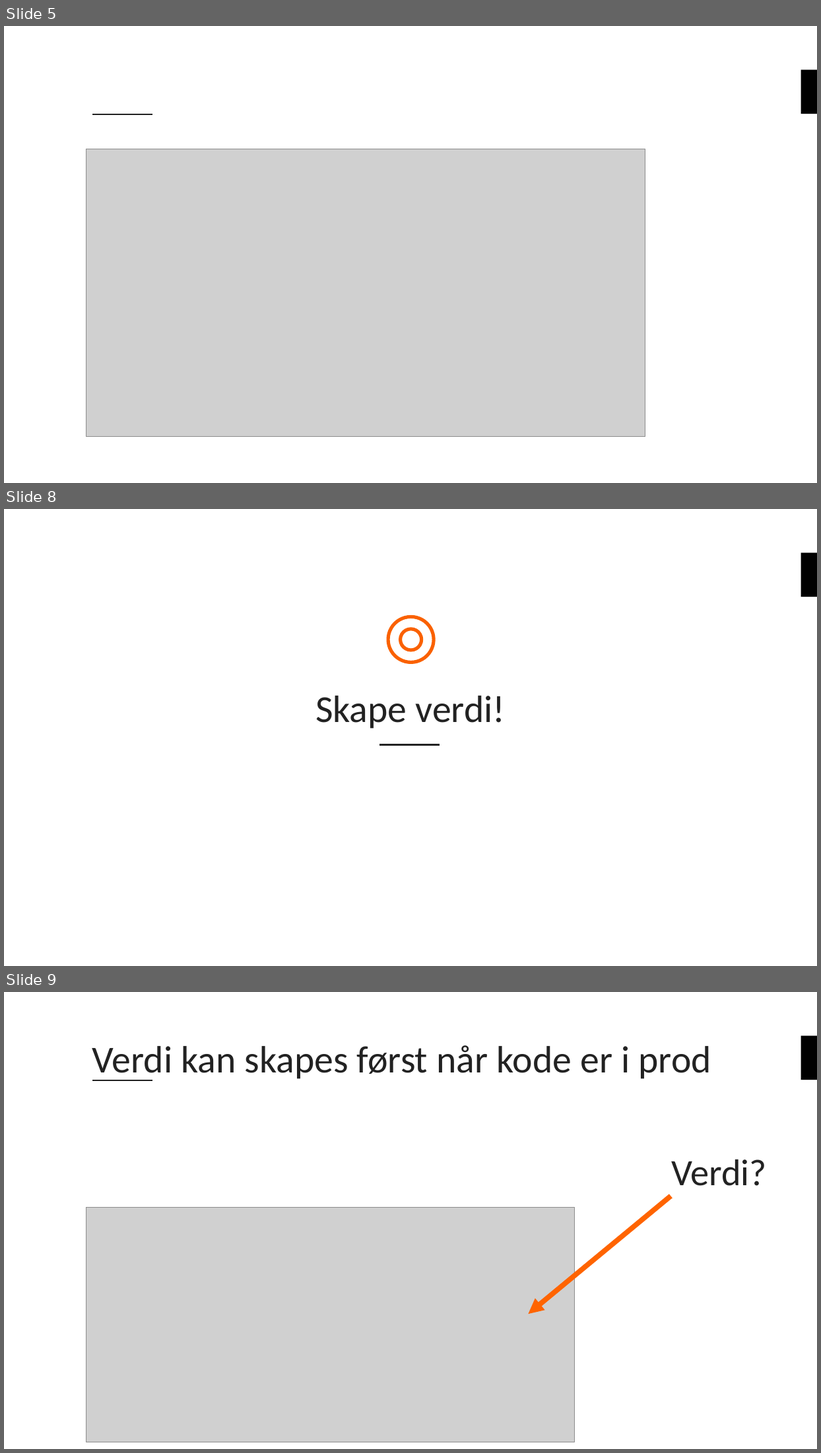
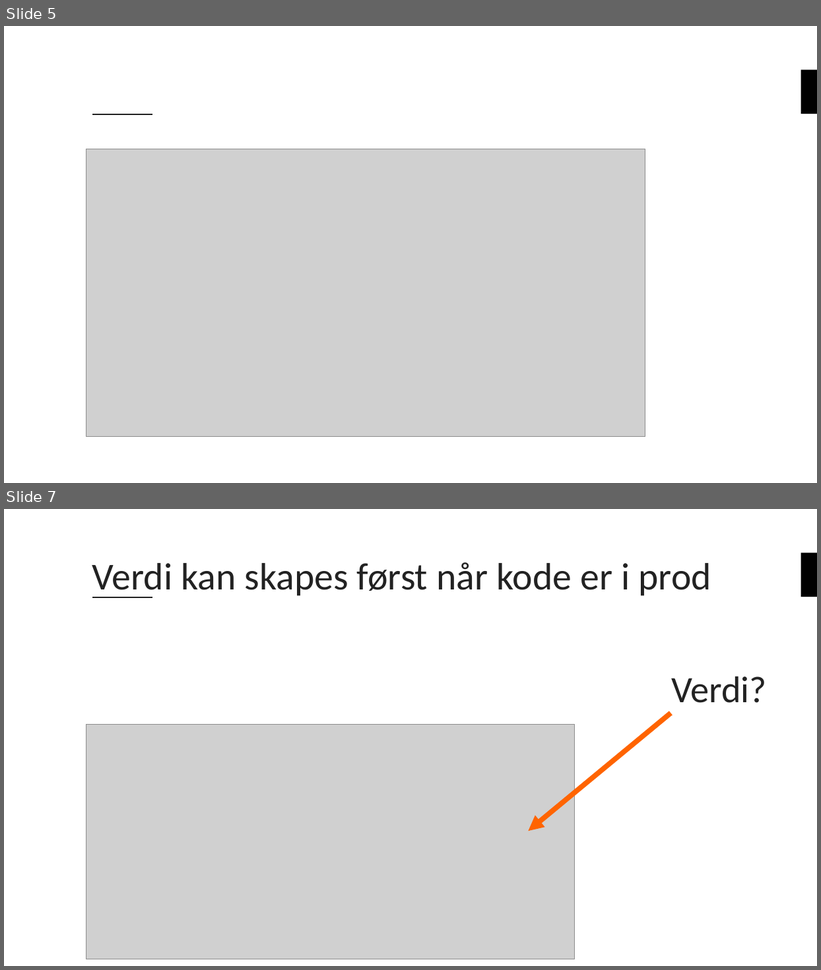
Before and after one commit to bouvet/azure-workshops, a slide deck: Workshop_2/Presentasjon/Azureskolen-Workshop#2.pptx. Shown one above the other, each under a label of ours: slides 5, 8 and 9 before the commit, slides 5 and 7 after it; the slides between them are not shown. The pictures are 821x1453 and 821x970 pixels, drawn with LibreOffice and Linux fonts; fonts in the diff are those of the drawing; grey boxes stand for pictures; background and template pictures are left out. Boxes give left, top, right and bottom in pixels: in the first picture for what was removed or moved away, otherwise in the second. Text is boxed around its words. In the diff, an @@ line names an element or a change of style, - is before the commit and + after.

```diff
--- a/Workshop_2/Presentasjon/Azureskolen-Workshop#2.pptx
+++ b/Workshop_2/Presentasjon/Azureskolen-Workshop#2.pptx
@@ slide 8 removed at <box>4,509,817,966</box>, background #FFFFFF; not listed: 1 template element that a slide beside it also shows @@
@@ ellipse removed at <box>388,617,434,663</box> @@
@@ ellipse removed at <box>401,629,422,650</box> @@
@@ title removed at <box>316,696,506,729</box> @@
-Skape verdi!
@@ line removed from (380, 745) to (440, 745) @@
@@ what was slide 9 is now slide 7 @@
```
Also in this commit, not shown: 3 slides changed, 2 slides added, 5 other slides removed, 1 other file.
